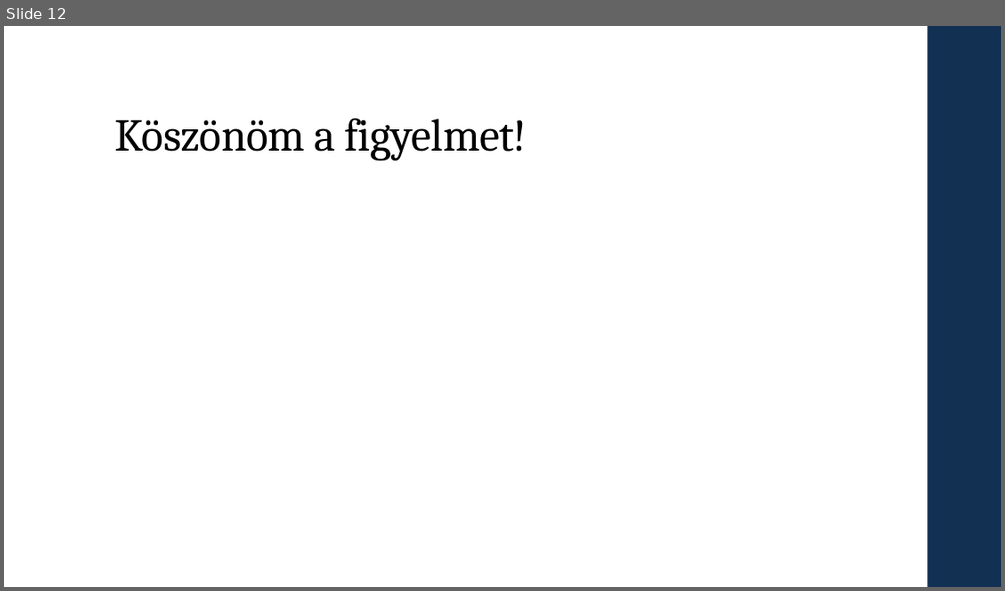
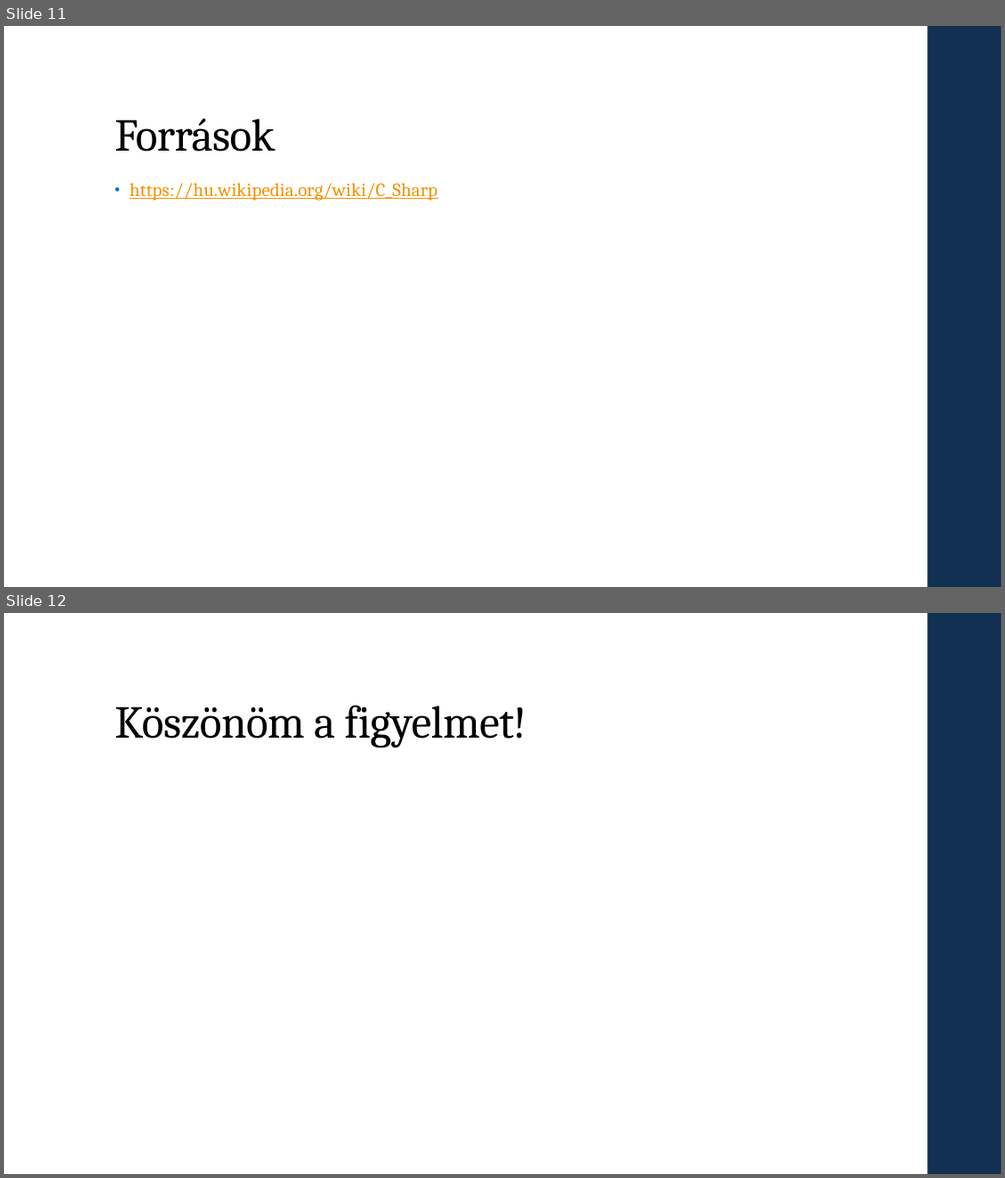
Before and after one commit to dudaslevente/Paprika, a slide deck: Beadandó.pptx. Shown one above the other, each under a label of ours: slide 12 before the commit, slides 11 and 12 after it. The pictures are 1005x591 and 1005x1178 pixels, drawn with LibreOffice and Linux fonts; fonts in the diff are those of the drawing. Boxes give left, top, right and bottom in pixels: in the first picture for what was removed or moved away, otherwise in the second. Text is boxed around its words. In the diff, an @@ line names an element or a change of style, - is before the commit and + after.

```diff
--- a/Beadandó.pptx
+++ b/Beadandó.pptx
@@ slide 11 added at (4,26,1001,587), background #FFFFFF; not listed: 1 template element that a slide beside it also shows @@
@@ title added at (114,119,275,151), 44 pt, text #000000 @@
+Források
@@ text added at (129,183,437,200), 18 pt, text #F49100, underline @@
+• https://hu.wikipedia.org/wiki/C_Sharp
```
Also in this commit, not shown: 1 slide changed, 1 other slide added, 2 slides removed.
